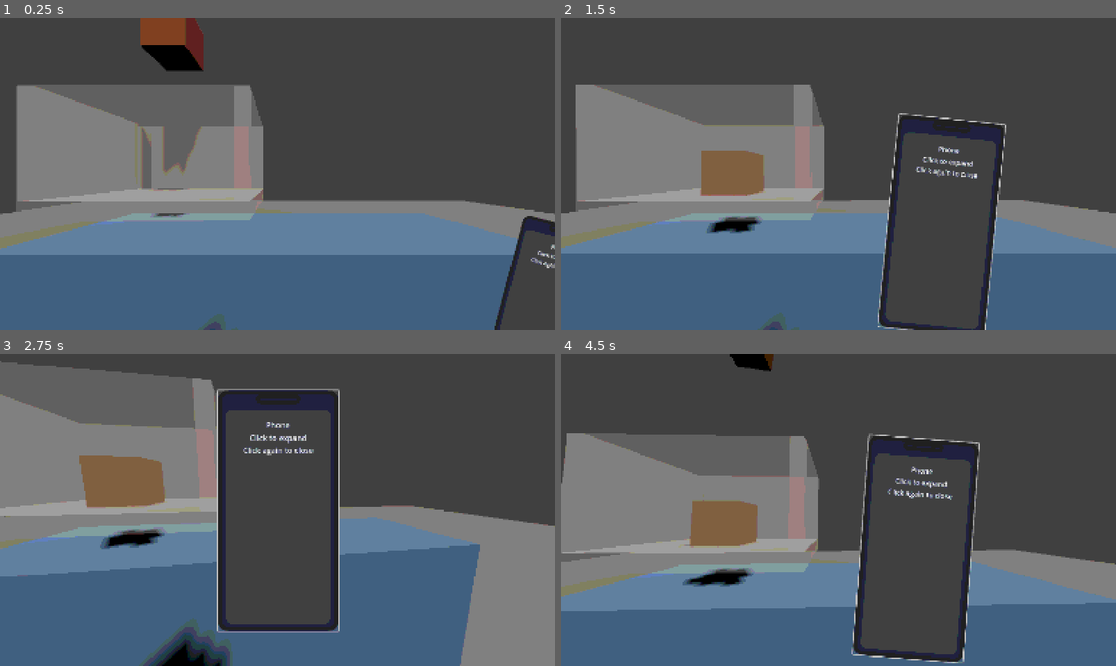
Above: before the commit, frames 1-4 (two rows, left to right).
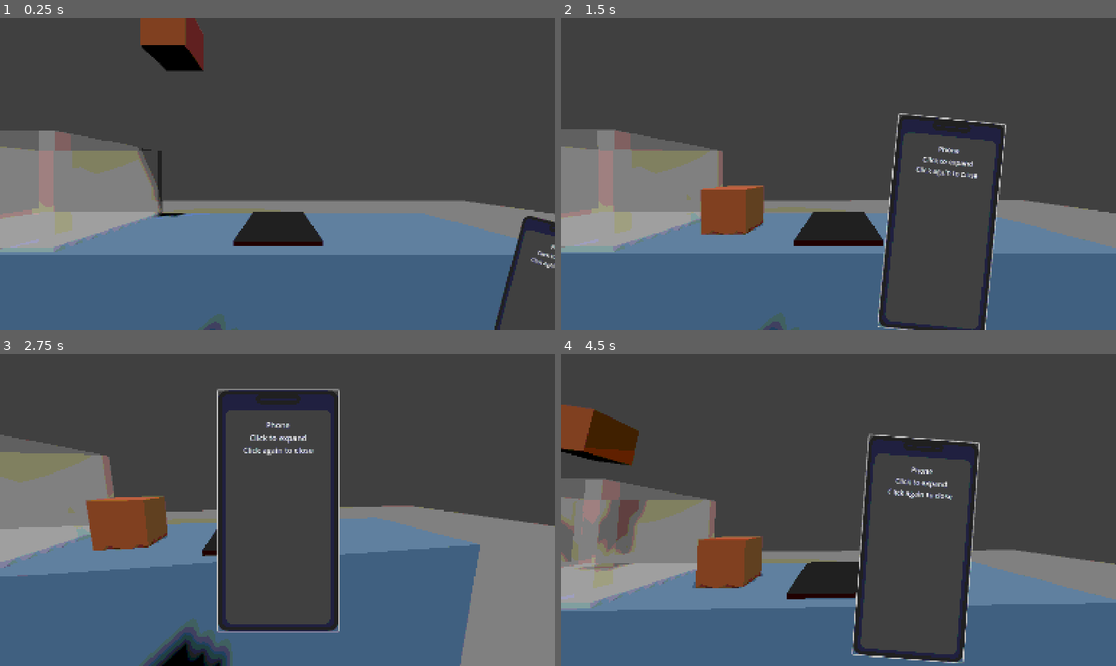
Above: after the commit, the same moments.

Repository: Filkspline/LastShift
Game: Godot game, scene res://scenes/testmain.tscn
Two runs of this game, one before a commit and one after it. Both use one fixed random seed, a clock stepped at 60 frames per second and the inputs below.
Inputs (mouse positions are in pixels of both pictures, inside the frame that each line leads up to):
- Up to frame 1 (0.25 s): no input
- Up to frame 2 (1.5 s): click (1104, 305) at 0.5 s; click (838, 174) at 1.25 s
- Up to frame 3 (2.75 s): click (543, 641) at 2 s
- Up to frame 4 (4.5 s): tap Enter at 2.75, 3.5, 4.25 s; move the mouse to (960, 494) at 2.77 s; click (960, 494) at 2.92 s; drag from (727, 525) to (810, 572) at 3.52 s; move the mouse to (894, 441) at 4.27 s; click (894, 441) at 4.42 s

The runs differ from the first frame. In frame 1, 20% of the frame differs, in the area x 0-59%, y 21-76%; in frame 2, 21%; in frame 3, 20%; in frame 4, 22%, in the area x 0-54%, y 0-82%.

Commit message:
added grocery scanner

Diff:
--- /dev/null
+++ b/last-shift-ver-1/scenes/checkout_scanner.tscn
@@ -0,0 +1,31 @@
+[gd_scene load_steps=5 format=3 uid="uid://bhexdqdgmwhcm"]
+
+[ext_resource type="Script" uid="uid://b4e7vjxmpe4cp" path="res://scripts/checkout_scanner.gd" id="1_scanner"]
+
+[sub_resource type="BoxMesh" id="BoxMesh_scanner"]
+size = Vector3(0.5, 0.3, 0.8)
+
+[sub_resource type="StandardMaterial3D" id="StandardMaterial3D_scanner"]
+albedo_color = Color(0.2, 0.2, 0.2, 1)
+metallic = 0.6
+roughness = 0.4
+
+[sub_resource type="BoxShape3D" id="BoxShape3D_scanner"]
+size = Vector3(0.5, 0.3, 0.8)
+
+[node name="CheckoutScanner" type="Node3D"]
+
+[node name="ScannerMesh" type="MeshInstance3D" parent="."]
+mesh = SubResource("BoxMesh_scanner")
+surface_material_override/0 = SubResource("StandardMaterial3D_scanner")
+
+[node name="ScanArea" type="Area3D" parent="."]
+collision_layer = 0
+collision_mask = 4
+script = ExtResource("1_scanner")
+
+[node name="CollisionShape3D" type="CollisionShape3D" parent="ScanArea"]
+transform = Transform3D(1, 0, 0, 0, 1, 0, 0, 0, 1, 0, 0.2, 0)
+shape = SubResource("BoxShape3D_scanner")
+
+[connection signal="body_entered" from="ScanArea" to="ScanArea" method="_on_body_entered"]
--- a/last-shift-ver-1/scenes/testmain.tscn
+++ b/last-shift-ver-1/scenes/testmain.tscn
@@ -1,10 +1,11 @@
-[gd_scene load_steps=12 format=3 uid="uid://dlv8elkpu8sdj"]
+[gd_scene load_steps=13 format=3 uid="uid://dlv8elkpu8sdj"]
 
 [ext_resource type="Script" uid="uid://rk66aj3cs77e" path="res://scripts/camera_look.gd" id="1_camera"]
 [ext_resource type="PackedScene" uid="uid://cqht8mqfh4ojg" path="res://scenes/phone.tscn" id="2_u7vp4"]
 [ext_resource type="PackedScene" uid="uid://dga6olju0chdd" path="res://scenes/grocery_item.tscn" id="3_8cljg"]
 [ext_resource type="PackedScene" uid="uid://bawe2n6bmgohk" path="res://scenes/grocery_basket.tscn" id="4_mlspm"]
 [ext_resource type="PackedScene" uid="uid://b37rqy2bud8bo" path="res://scenes/grocery_spawner.tscn" id="5_41ujk"]
+[ext_resource type="PackedScene" uid="uid://bhexdqdgmwhcm" path="res://scenes/checkout_scanner.tscn" id="6_hbebi"]
 
 [sub_resource type="PlaneMesh" id="PlaneMesh_1"]
 size = Vector2(20, 20)
@@ -79,9 +80,12 @@
 transform = Transform3D(1, 0, 0, 0, 1, 0, 0, 0, 1, -0.76905155, 2.4386106, -1.3911539)
 
 [node name="GroceryBasket" parent="." instance=ExtResource("4_mlspm")]
-transform = Transform3D(1, 0, 0, 0, 1, 0, 0, 0, 1, -0.7475903, 1.210836, -1.4079471)
+transform = Transform3D(1, 0, 0, 0, 1, 0, 0, 0, 1, -1.7543068, 0.9771831, -1.4079471)
 collision_layer = 3
 collision_mask = 3
 
 [node name="GrocerySpawner" parent="." instance=ExtResource("5_41ujk")]
-transform = Transform3D(1, 0, 0, 0, 1, 0, 0, 0, 1, -0.6880262, 3.5071797, -1.411204)
+transform = Transform3D(1, 0, 0, 0, 1, 0, 0, 0, 1, -1.8009067, 2.6468534, -1.411204)
+
+[node name="CheckoutScanner" parent="." instance=ExtResource("6_hbebi")]
+transform = Transform3D(1, 0, 0, 0, 1, 0, 0, 0, 1, 0, 0.879503, -1.438007)
--- /dev/null
+++ b/last-shift-ver-1/scripts/checkout_scanner.gd
@@ -0,0 +1,42 @@
+extends Area3D
+
+# Track which items have been scanned to avoid duplicate scans
+var scanned_items: Array = []
+
+func _ready():
+	# Signals are already connected in the scene file, so we don't need to connect them again
+	# Just print that we're ready
+	print("Checkout scanner ready!")
+
+func _on_body_entered(body: Node3D):
+	# Check if it's a grocery item (works with both placed and spawned items)
+	if body is RigidBody3D and (body.is_in_group("grocery_item") or body.name.contains("GroceryItem") or body.has_method("start_drag")):
+		# Check if we haven't already scanned this item
+		if not scanned_items.has(body):
+			scan_item(body)
+			scanned_items.append(body)
+
+func _on_body_exited(body: Node3D):
+	# Remove from scanned items when it leaves the scan area
+	if scanned_items.has(body):
+		scanned_items.erase(body)
+
+func scan_item(item: Node3D):
+	print("🔔 ITEM SCANNED: ", item.name)
+
+	# Optional: Add visual/audio feedback here
+	# You could flash the scanner color, play a beep sound, etc.
+	flash_scanner()
+
+func flash_scanner():
+	# Visual feedback - flash green briefly
+	var mesh = get_parent().get_node("ScannerMesh")
+	var material = mesh.get_active_material(0)
+
+	if material:
+		var original_color = material.albedo_color
+		material.albedo_color = Color(0, 1, 0, 1)  # Green flash
+
+		# Reset color after 0.2 seconds
+		await get_tree().create_timer(0.2).timeout
+		material.albedo_color = original_color
--- a/last-shift-ver-1/scripts/grocery_item.gd
+++ b/last-shift-ver-1/scripts/grocery_item.gd
@@ -191,7 +191,7 @@
 		# Reset rotation to identity so line doesn't rotate with object
 		line_node.global_rotation = Vector3.ZERO
 
-		# Draw thicker line using triangles - now in global space
+		# Draw line with rounded caps
 		var start = Vector3.ZERO
 		var end = mouse_world_position - global_position
 		var thickness = 0.03
@@ -202,22 +202,41 @@
 
 		line_mesh.surface_begin(Mesh.PRIMITIVE_TRIANGLES)
 
-		# First triangle
+		# Main line body
 		line_mesh.surface_add_vertex(start + perpendicular)
 		line_mesh.surface_add_vertex(start - perpendicular)
 		line_mesh.surface_add_vertex(end + perpendicular)
 
-		# Second triangle
 		line_mesh.surface_add_vertex(end + perpendicular)
 		line_mesh.surface_add_vertex(start - perpendicular)
 		line_mesh.surface_add_vertex(end - perpendicular)
 
+		# Add rounded caps
+		draw_circle_cap(start, perpendicular, 8)
+		draw_circle_cap(end, perpendicular, 8)
+
 		line_mesh.surface_end()
 
+func draw_circle_cap(center: Vector3, perpendicular: Vector3, segments: int):
+	"""Draw a circular cap at the end of the line"""
+	var radius = perpendicular.length()
+	var angle_step = PI * 2.0 / segments
+
+	for i in range(segments):
+		var angle1 = i * angle_step
+		var angle2 = (i + 1) * angle_step
+
+		var point1 = center + Vector3(cos(angle1), sin(angle1), 0) * radius
+		var point2 = center + Vector3(cos(angle2), sin(angle2), 0) * radius
+
+		# Create triangle fan from center
+		line_mesh.surface_add_vertex(center)
+		line_mesh.surface_add_vertex(point1)
+		line_mesh.surface_add_vertex(point2)
 func break_line():
 	print("Line broke! Speed: ", current_velocity)
 	stop_drag()
 
 	# FIXED: Reduce impulse strength to prevent tunneling
-	var direction = (global_position - mouse_world_position).normalized()
-	apply_central_impulse(direction * 1.0)  # Reduced from 2.0
+	#var direction = (global_position - mouse_world_position).normalized()
+	#apply_central_impulse(direction * 1.0)  # Reduced from 2.0
Not shown, added: last-shift-ver-1/scripts/checkout_scanner.gd.uid
